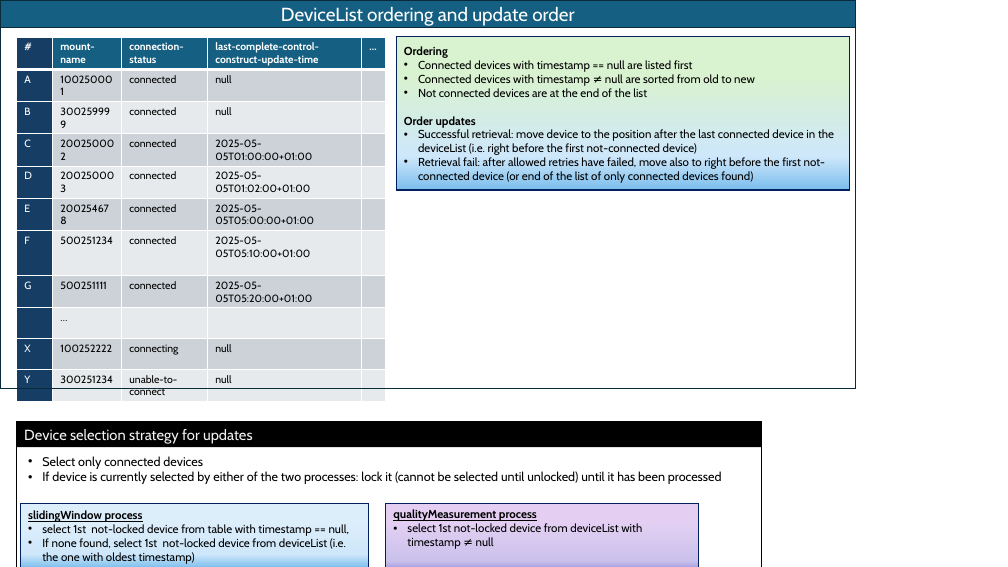
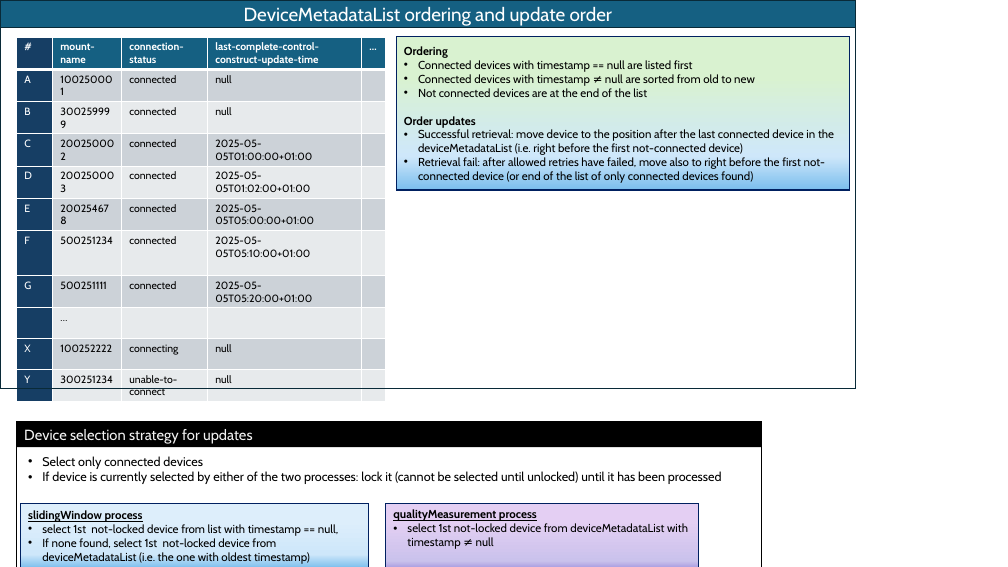
Before and after one commit to openBackhaul/MicroWaveDeviceInventory, a slide deck: slide 4 of spec/additionalDescription/pictures/MetadataPics.pptx. Drawn at 1008x567 pixels with LibreOffice and Linux fonts; fonts in the diff are those of the drawing. Boxes give left, top, right and bottom in pixels: in the first picture for what was removed or moved away, otherwise in the second. Text is boxed around its words. In the diff, an @@ line names an element or a change of style, - is before the commit and + after.

```diff
--- a/spec/additionalDescription/pictures/MetadataPics.pptx
+++ b/spec/additionalDescription/pictures/MetadataPics.pptx
@@ text in rectangle at (244,7,612,26): text changed @@
-DeviceList ordering and update order
+DeviceMetadataList ordering and update order
@@ text in rectangle at (418,129,834,155): text changed @@
-• Successful retrieval: move device to the position after the last connected device in the deviceList (i.e. right before the first not-connected device)
+• Successful retrieval: move device to the position after the last connected device in the deviceMetadataList (i.e. right before the first not-connected device)
@@ text at (42,524,338,564): text changed @@
-• select 1st not-locked device from table with timestamp == null,
-• If none found, select 1st not-locked device from deviceList (i.e. the one with oldest timestamp)
+• select 1st not-locked device from list with timestamp == null,
+• If none found, select 1st not-locked device from deviceMetadataList (i.e. the one with oldest timestamp)
@@ text at (407,523,688,549): text changed @@
-• select 1st not-locked device from deviceList with timestamp ≠ null
+• select 1st not-locked device from deviceMetadataList with timestamp ≠ null
```
Also in this commit, not shown: 2 other slides changed, 7 other files.
